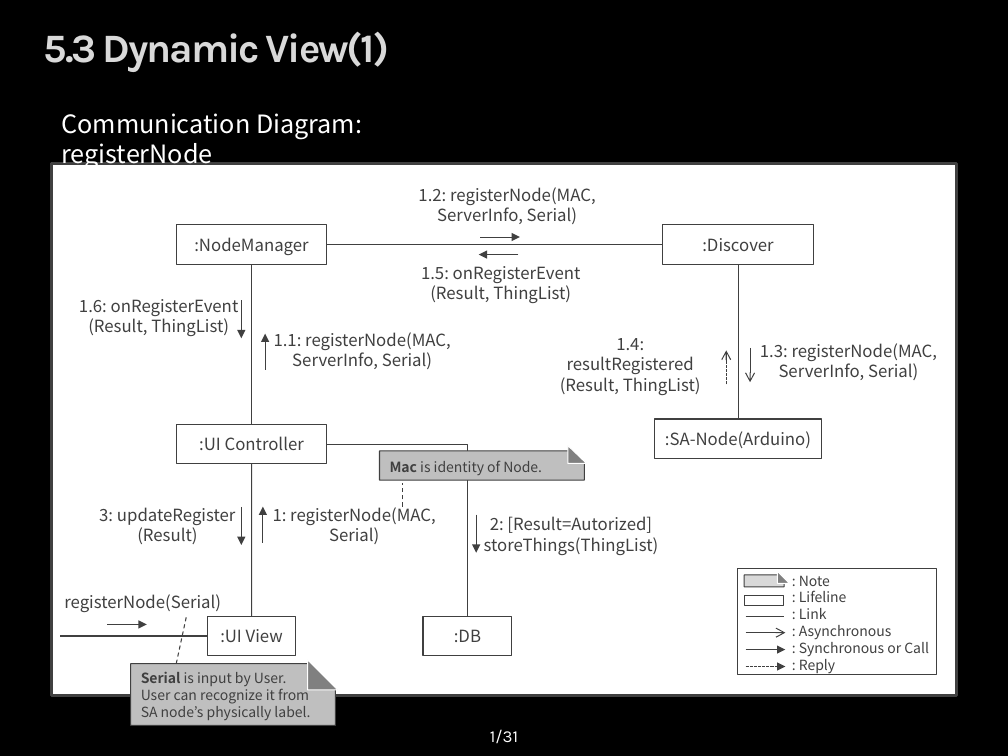
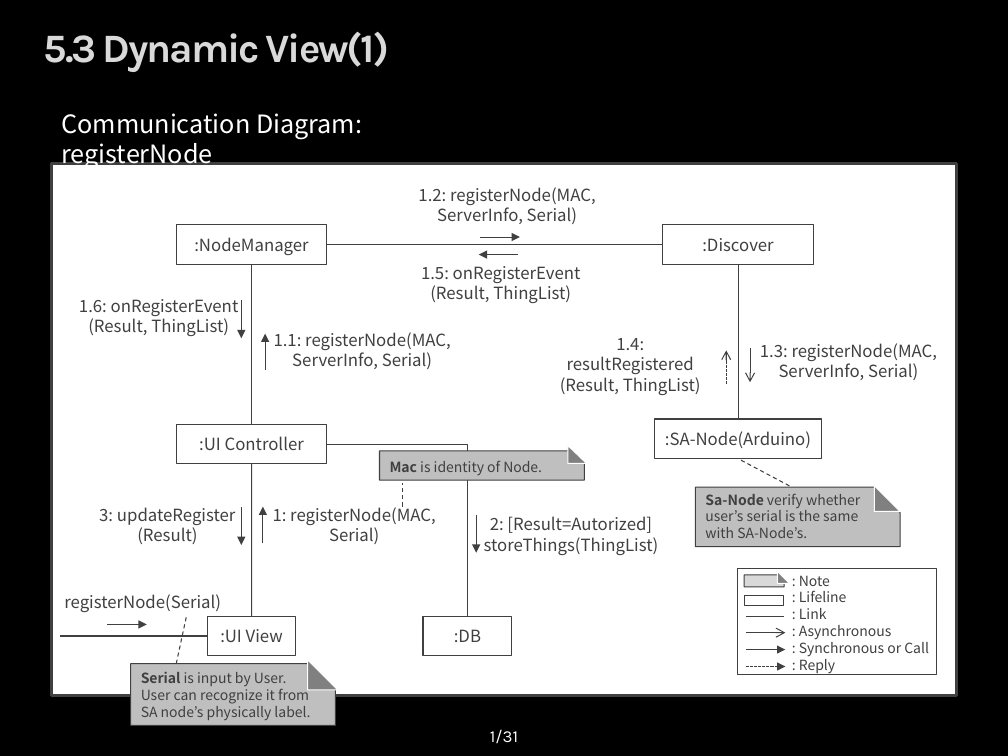
Before and after one commit to youkkwon/smarthome, a slide deck: slide 1 of doc/dynamic view 150616_communication_dgm.pptx. Drawn at 1008x756 pixels with LibreOffice and Linux fonts; fonts in the diff are those of the drawing; background and template pictures are left out. Boxes give left, top, right and bottom in pixels: in the first picture for what was removed or moved away, otherwise in the second. Text is boxed around its words. In the diff, an @@ line names an element or a change of style, - is before the commit and + after.

Commit message:
Update registerNode of comm dgm
Update registerNode of comm dgm

```diff
--- a/doc/dynamic view 150616_communication_dgm.pptx
+++ b/doc/dynamic view 150616_communication_dgm.pptx
@@ line added from (789, 486) to (738, 459), #404040 0.75 pt dashed @@
@@ snip rect added at <box>696,487,900,546</box>, fill #BFBFBF, outline #404040 0.75 pt, 10 pt, text #404040 @@
+Sa-Node verify whether user’s serial is the same with SA-Node’s.
@@ right triangle added at <box>874,486,899,511</box>, fill #808080, outline #FFFFFF 0.75 pt @@
```
